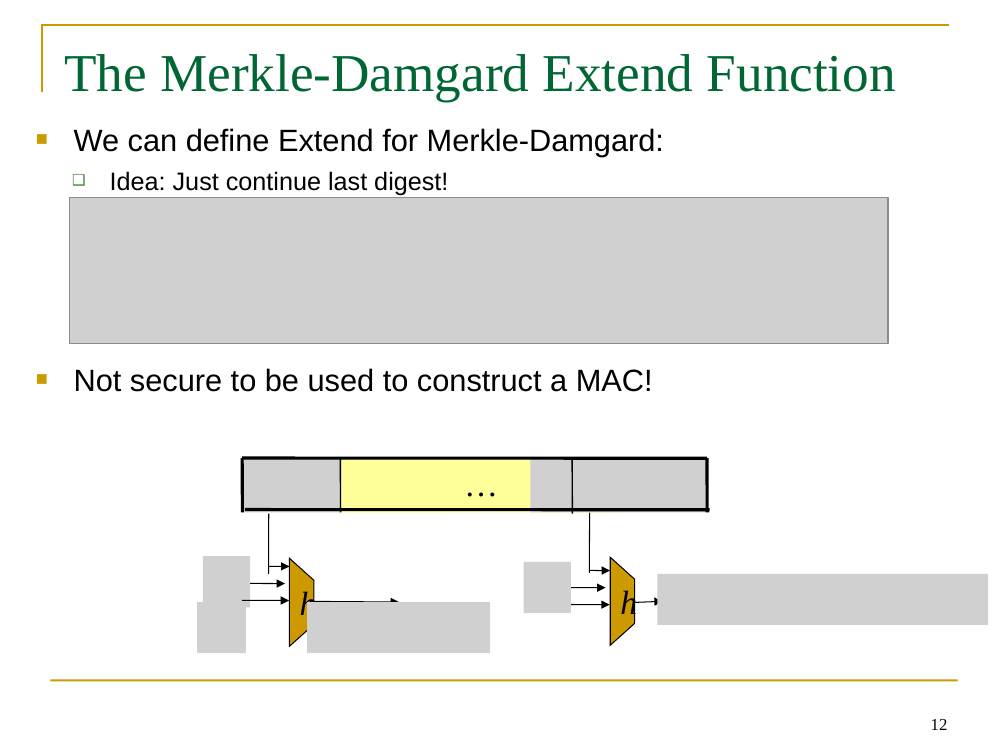
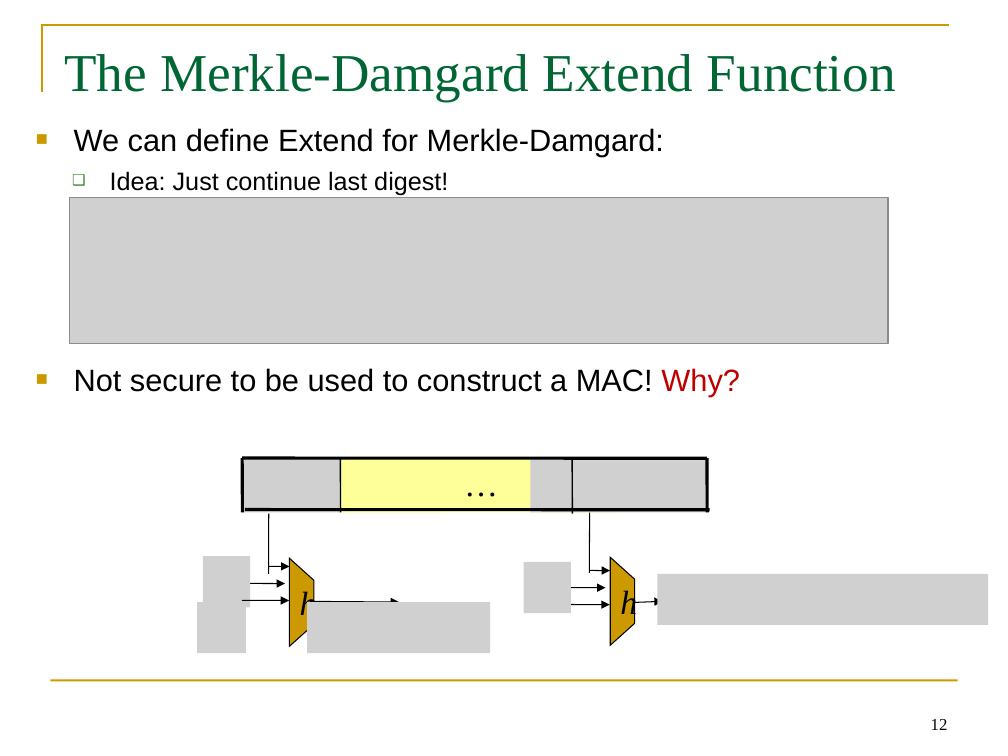
Before and after one commit to GhadaAlmashaqbeh/GhadaAlmashaqbeh.github.io, a slide deck: slide 12 of courses/cse3400-f2026/lecture7.pptx. Drawn at 1008x756 pixels with LibreOffice and Linux fonts; fonts in the diff are those of the drawing; grey boxes stand for pictures. Boxes give left, top, right and bottom in pixels: in the first picture for what was removed or moved away, otherwise in the second. Text is boxed around its words. In the diff, an @@ line names an element or a change of style, - is before the commit and + after.

```diff
--- a/courses/cse3400-f2026/lecture7.pptx
+++ b/courses/cse3400-f2026/lecture7.pptx
@@ text at <box>74,368,740,396</box>: text changed @@
-■ Not secure to be used to construct a MAC!
+■ Not secure to be used to construct a MAC! Why?
```
Also in this commit, not shown: 3 other slides changed, 2 slides added, 3 slides removed, 11 other files.
